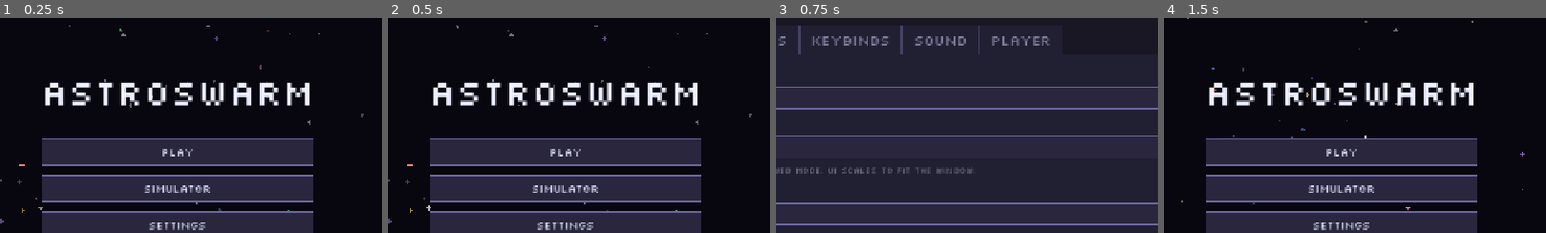
Above: before the commit, frames 1-4 (left to right).
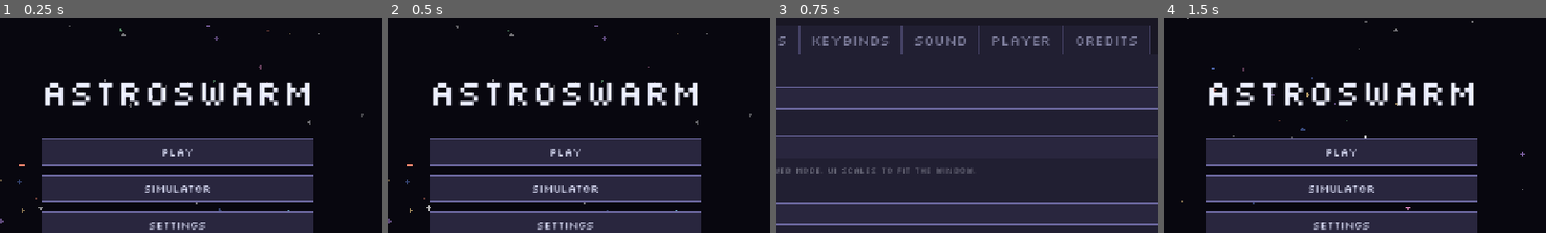
Above: after the commit, the same moments.

Repository: GMU-ASRC/astro-swarm
Game: Godot game, scene res://levels/menus/HomeScene.tscn
Same seed, same stepped clock (60 frames per second), same inputs: the game is played once before the commit and once after it.
Inputs:
- Up to frame 1 (0.25 s): no input
- Up to frame 2 (0.5 s): no input
- Up to frame 3 (0.75 s): click "Settings" at 0.5 s
- Up to frame 4 (1.5 s): click "Back" at 1.25 s
The pictures show only the part of the screen within x 27-77%, y 14-64%; the shares and areas given below are measured in that part.

Frames 1-2 are identical in both runs. In frame 3, 0.5% of the frame differs, in the area x 75-98%, y 3-17%; in frame 4, nothing differs.

Commit message:
Add credits tab and dev server url setting

Diff:
--- a/autoloads/EvalUploader.gd
+++ b/autoloads/EvalUploader.gd
@@ -1,8 +1,8 @@
 extends Node
 
-const URL := "https://astroswarm.autonomousrobotics.club/api/evaluations"
-const BEST_URL := URL + "/best"
-const RUN_URL := URL + "/run"
+const EVALUATIONS_PATH := "/api/evaluations"
+const BEST_PATH := EVALUATIONS_PATH + "/best"
+const RUN_PATH := EVALUATIONS_PATH + "/run"
 const API_KEY := "world-unfair-file"
 
 signal submit_finished(success: bool, code: int, response)
@@ -37,7 +37,7 @@
 		"X-API-Key: " + API_KEY,
 		"Content-Type: application/json",
 	]
-	if req.request(URL, headers, HTTPClient.METHOD_POST, body) != OK:
+	if req.request(PlayerSettings.server_url() + EVALUATIONS_PATH, headers, HTTPClient.METHOD_POST, body) != OK:
 		req.queue_free()
 		submit_finished.emit(false, 0, {})
 
@@ -66,7 +66,7 @@
 		"X-API-Key: " + API_KEY,
 		"Content-Type: application/json",
 	]
-	if req.request(RUN_URL, headers, HTTPClient.METHOD_POST, body) != OK:
+	if req.request(PlayerSettings.server_url() + RUN_PATH, headers, HTTPClient.METHOD_POST, body) != OK:
 		req.queue_free()
 		submit_finished.emit(false, 0, {})
 
@@ -80,7 +80,7 @@
 		req.queue_free()
 	)
 	var headers := ["X-API-Key: " + API_KEY]
-	if req.request("%s?level_id=%s" % [BEST_URL, level_id], headers, HTTPClient.METHOD_GET) != OK:
+	if req.request("%s%s?level_id=%s" % [PlayerSettings.server_url(), BEST_PATH, level_id], headers, HTTPClient.METHOD_GET) != OK:
 		req.queue_free()
 		best_fetched.emit(false, {})
 
@@ -96,7 +96,7 @@
 		"X-API-Key: " + API_KEY,
 		"Content-Type: application/json",
 	]
-	var url: String = "%s/%s/claim-xp" % [URL, entry_id]
+	var url: String = "%s%s/%s/claim-xp" % [PlayerSettings.server_url(), EVALUATIONS_PATH, entry_id]
 	if req.request(url, headers, HTTPClient.METHOD_POST, "{}") != OK:
 		req.queue_free()
 		xp_claimed.emit(entry_id, false, 0, "Could not reach the server")
--- a/autoloads/Leaderboard.gd
+++ b/autoloads/Leaderboard.gd
@@ -1,6 +1,6 @@
 extends Node
 
-const URL := "https://astroswarm.autonomousrobotics.club/api/leaderboard"
+const LEADERBOARD_PATH := "/api/leaderboard"
 const API_KEY := "world-unfair-file"
 
 func submit_time(time_seconds: float, algorithm: Array = []):
@@ -17,5 +17,5 @@
 	add_child(req)
 	req.request_completed.connect(func(_result, _code, _headers, _response): req.queue_free())
 	var headers := ["Content-Type: application/json", "X-API-Key: " + API_KEY]
-	if req.request(URL, headers, HTTPClient.METHOD_POST, JSON.stringify(body)) != OK:
+	if req.request(PlayerSettings.server_url() + LEADERBOARD_PATH, headers, HTTPClient.METHOD_POST, JSON.stringify(body)) != OK:
 		req.queue_free()
--- a/autoloads/PlayerSettings.gd
+++ b/autoloads/PlayerSettings.gd
@@ -1,6 +1,7 @@
 extends Node
 
 const SETTINGS_PATH := "user://player_settings.cfg"
+const DEFAULT_SERVER_URL := "https://astroswarm.autonomousrobotics.club"
 
 const DEFAULT_BUS_VOLUMES := {
 	"Master": 100.0,
@@ -244,6 +245,22 @@
 	_cfg.set_value("developer", "dev_mode", on)
 	_save()
 
+func get_custom_server_url() -> String:
+	return _cfg.get_value("developer", "server_url", "")
+
+func set_custom_server_url(url: String):
+	var server_url: String = url.strip_edges().trim_suffix("/")
+	if server_url != "" and not server_url.contains("://"):
+		server_url = "http://" + server_url
+	_cfg.set_value("developer", "server_url", server_url)
+	_save()
+
+func server_url() -> String:
+	var custom_url: String = get_custom_server_url()
+	if is_dev_mode() and custom_url != "":
+		return custom_url
+	return DEFAULT_SERVER_URL
+
 func get_flag(key: String, default_value: bool = false) -> bool:
 	return _cfg.get_value("progress", key, default_value)
 
--- a/autoloads/SimulatorUploader.gd
+++ b/autoloads/SimulatorUploader.gd
@@ -2,8 +2,8 @@
 
 signal upload_finished(success: bool, message: String, entry_url: String)
 
-const URL := "https://astroswarm.autonomousrobotics.club/api/simulator/entries"
-const ENTRY_PAGE_URL := "https://astroswarm.autonomousrobotics.club/simulator/"
+const ENTRIES_PATH := "/api/simulator/entries"
+const ENTRY_PAGE_PATH := "/simulator/"
 const API_KEY := "world-unfair-file"
 const REQUEST_TIMEOUT := 120.0
 const SimulatorEntryPayload := preload("res://levels/components/SimulatorEntryPayload.gd")
@@ -51,7 +51,7 @@
 		"X-API-Key: " + API_KEY,
 		"Content-Type: application/json",
 	]
-	if request.request(URL, headers, HTTPClient.METHOD_POST, JSON.stringify(payload, "", false)) != OK:
+	if request.request(PlayerSettings.server_url() + ENTRIES_PATH, headers, HTTPClient.METHOD_POST, JSON.stringify(payload, "", false)) != OK:
 		request.queue_free()
 		is_uploading = false
 		_finish_deferred(false, "The upload could not be started.")
@@ -60,7 +60,7 @@
 	is_uploading = false
 	var response = JSON.parse_string(body.get_string_from_utf8()) if body.size() > 0 else null
 	if code >= 200 and code < 300 and response is Dictionary and response.has("id"):
-		upload_finished.emit(true, "Uploaded. Your entry is live on the website.", ENTRY_PAGE_URL + str(response["id"]))
+		upload_finished.emit(true, "Uploaded. Your entry is live on the website.", PlayerSettings.server_url() + ENTRY_PAGE_PATH + str(response["id"]))
 		return
 	var reason := "HTTP %d" % code
 	if code == 0:
--- a/autoloads/SurviveUploader.gd
+++ b/autoloads/SurviveUploader.gd
@@ -1,6 +1,6 @@
 extends Node
 
-const URL := "https://astroswarm.autonomousrobotics.club/api/survive/matches"
+const MATCHES_PATH := "/api/survive/matches"
 const API_KEY := "world-unfair-file"
 
 signal submit_finished(success: bool, code: int, response)
@@ -28,7 +28,7 @@
 		"X-API-Key: " + API_KEY,
 		"Content-Type: application/json",
 	]
-	if req.request(URL, headers, HTTPClient.METHOD_POST, JSON.stringify(payload)) != OK:
+	if req.request(PlayerSettings.server_url() + MATCHES_PATH, headers, HTTPClient.METHOD_POST, JSON.stringify(payload)) != OK:
 		req.queue_free()
 		submit_finished.emit(false, 0, {})
 
--- /dev/null
+++ b/levels/menus/CreditsTab.gd
@@ -0,0 +1,74 @@
+extends PanelContainer
+
+const WEBSITE_URL := "https://astroswarm.autonomousrobotics.club"
+
+const HEADING_COLOR := Color(0.93, 0.94, 1, 1)
+const BODY_COLOR := Color(0.6, 0.62, 0.74, 1)
+const NOTE_COLOR := Color(0.45, 0.45, 0.51, 1)
+
+const CREDIT_SECTIONS := [
+	{
+		"title": "AstroSwarm",
+		"entries": [
+			["Made by", "Create Lab"],
+			["Development", "SirBlobby, YousifA2"],
+			["Music", "Cole Peterson (Ogel-Dev)"],
+		],
+	},
+]
+
+func _ready():
+	var margin := MarginContainer.new()
+	for side in ["left", "top", "right", "bottom"]:
+		margin.add_theme_constant_override("margin_" + side, 20)
+	add_child(margin)
+
+	var scroll := ScrollContainer.new()
+	scroll.horizontal_scroll_mode = ScrollContainer.SCROLL_MODE_DISABLED
+	margin.add_child(scroll)
+
+	var content := VBoxContainer.new()
+	content.size_flags_horizontal = Control.SIZE_EXPAND_FILL
+	content.add_theme_constant_override("separation", 10)
+	scroll.add_child(content)
+
+	for section in CREDIT_SECTIONS:
+		_add_section(content, section)
+		content.add_child(HSeparator.new())
+
+	_add_website_link(content)
+
+func _add_section(content: VBoxContainer, section: Dictionary):
+	content.add_child(_make_label(section["title"], 24, HEADING_COLOR))
+	for entry in section["entries"]:
+		var row := HBoxContainer.new()
+		row.add_theme_constant_override("separation", 12)
+		var role_label := _make_label(entry[0], 18, HEADING_COLOR)
+		role_label.custom_minimum_size = Vector2(240, 0)
+		row.add_child(role_label)
+		var name_label := _make_label(entry[1], 18, BODY_COLOR)
+		name_label.size_flags_horizontal = Control.SIZE_EXPAND_FILL
+		name_label.autowrap_mode = TextServer.AUTOWRAP_WORD_SMART
+		row.add_child(name_label)
+		content.add_child(row)
+
+func _add_website_link(content: VBoxContainer):
+	content.add_child(_make_label("Website", 24, HEADING_COLOR))
+	content.add_child(_make_label("Leaderboards, entries, downloads and the full game manual.", 18, BODY_COLOR))
+
+	var website_button := Button.new()
+	website_button.text = " Open Website "
+	website_button.focus_mode = Control.FOCUS_NONE
+	website_button.add_theme_font_size_override("font_size", 18)
+	website_button.size_flags_horizontal = Control.SIZE_SHRINK_BEGIN
+	website_button.pressed.connect(func(): OS.shell_open(WEBSITE_URL))
+	content.add_child(website_button)
+
+	content.add_child(_make_label(WEBSITE_URL, 15, NOTE_COLOR))
+
+func _make_label(text: String, font_size: int, color: Color) -> Label:
+	var label := Label.new()
+	label.text = text
+	label.add_theme_font_size_override("font_size", font_size)
+	label.add_theme_color_override("font_color", color)
+	return label
--- a/levels/menus/HomeScene.gd
+++ b/levels/menus/HomeScene.gd
@@ -1,7 +1,7 @@
 extends Control
 
 const VERSION := "v0.0.9-alpha"
-const VERSION_URL := "https://astroswarm.autonomousrobotics.club/api/version"
+const VERSION_PATH := "/api/version"
 const API_KEY := "world-unfair-file"
 
 func _ready():
@@ -18,7 +18,7 @@
 	req.timeout = 8.0
 	add_child(req)
 	req.request_completed.connect(_on_version_response.bind(req))
-	if req.request(VERSION_URL, ["X-API-Key: " + API_KEY], HTTPClient.METHOD_GET) != OK:
+	if req.request(PlayerSettings.server_url() + VERSION_PATH, ["X-API-Key: " + API_KEY], HTTPClient.METHOD_GET) != OK:
 		req.queue_free()
 
 func _on_version_response(_result, code, _headers, body, req):
--- a/levels/menus/SettingsScene.gd
+++ b/levels/menus/SettingsScene.gd
@@ -1,4 +1,6 @@
 extends Control
+
+const CreditsTab = preload("res://levels/menus/CreditsTab.gd")
 
 signal closed
 
@@ -26,6 +28,7 @@
 @onready var bind_list: VBoxContainer = $VBox/TabContainer/Keybinds/Margin/VBox/Scroll/BindList
 @onready var reset_binds_btn: Button = $VBox/TabContainer/Keybinds/Margin/VBox/ResetButton
 @onready var back_btn = $VBox/TopBar/BackButton
+@onready var tab_container: TabContainer = $VBox/TabContainer
 
 var _capturing_action: String = ""
 var _capturing_btn: Button = null
@@ -41,6 +44,7 @@
 	_build_planet_name_ui()
 	_build_dev_mode_ui()
 	_build_text_size_ui()
+	_build_credits_tab()
 
 	window_mode_option.select(PlayerSettings.get_window_mode_idx())
 	window_mode_option.item_selected.connect(func(_idx): _update_resolution_enabled())
@@ -77,6 +81,11 @@
 	reset_binds_btn.pressed.connect(_on_reset_binds)
 	_build_keybind_rows()
 
+func _build_credits_tab():
+	var credits_tab := CreditsTab.new()
+	credits_tab.name = "Credits"
+	tab_container.add_child(credits_tab)
+
 func _populate_resolutions():
 	resolution_option.clear()
 	for i in PlayerSettings.RESOLUTIONS.size():
@@ -173,15 +182,57 @@
 	dev_mode_toggle.focus_mode = Control.FOCUS_NONE
 	dev_mode_toggle.size_flags_horizontal = Control.SIZE_SHRINK_BEGIN
 	dev_mode_toggle.button_pressed = PlayerSettings.is_dev_mode()
-	dev_mode_toggle.toggled.connect(PlayerSettings.set_dev_mode)
+	var server_box := _build_server_url_box()
+	server_box.visible = dev_mode_toggle.button_pressed
+	dev_mode_toggle.toggled.connect(func(on: bool):
+		PlayerSettings.set_dev_mode(on)
+		server_box.visible = on
+	)
 
 	var separator := HSeparator.new()
 
 	var first_index: int = player_vbox.get_node("ResetTitle").get_index()
-	var nodes: Array = [title, info, dev_mode_toggle, separator]
+	var nodes: Array = [title, info, dev_mode_toggle, server_box, separator]
 	for i in nodes.size():
 		player_vbox.add_child(nodes[i])
 		player_vbox.move_child(nodes[i], first_index + i)
+
+func _build_server_url_box() -> VBoxContainer:
+	var server_box := VBoxContainer.new()
+	server_box.add_theme_constant_override("separation", 8)
+
+	var title := Label.new()
+	title.text = "Backend Server URL"
+
+	var server_edit := LineEdit.new()
+	server_edit.text = PlayerSettings.get_custom_server_url()
+	server_edit.placeholder_text = PlayerSettings.DEFAULT_SERVER_URL
+	server_edit.custom_minimum_size = Vector2(360, 0)
+	server_edit.size_flags_horizontal = Control.SIZE_SHRINK_BEGIN
+
+	var status_label := Label.new()
+	status_label.add_theme_font_size_override("font_size", 11)
+	status_label.add_theme_color_override("font_color", Color(0.5, 0.52, 0.62, 1))
+	var refresh_status := func():
+		status_label.text = "Using %s. Leave empty for the default server." % PlayerSettings.server_url()
+	refresh_status.call()
+	server_box.visibility_changed.connect(refresh_status)
+
+	var save_server := func():
+		PlayerSettings.set_custom_server_url(server_edit.text)
+		server_edit.text = PlayerSettings.get_custom_server_url()
+		refresh_status.call()
+	server_edit.text_submitted.connect(func(_text): save_server.call())
+
+	var save_btn := Button.new()
+	save_btn.text = " Save Server URL "
+	save_btn.focus_mode = Control.FOCUS_NONE
+	save_btn.size_flags_horizontal = Control.SIZE_SHRINK_BEGIN
+	save_btn.pressed.connect(save_server)
+
+	for node in [title, server_edit, save_btn, status_label]:
+		server_box.add_child(node)
+	return server_box
 
 func _build_planet_name_ui():
 	var title := Label.new()
Not shown, added: levels/menus/CreditsTab.gd.uid
